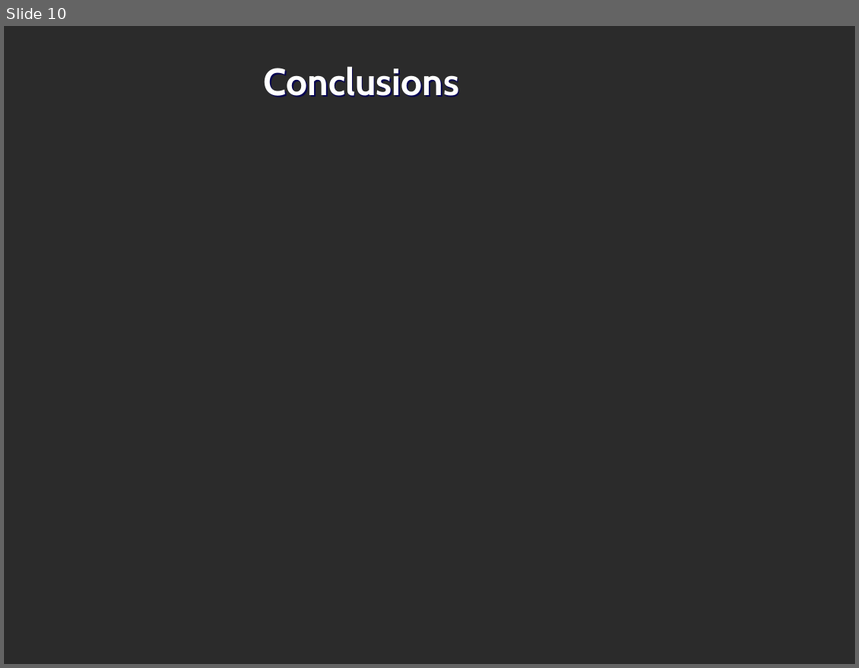
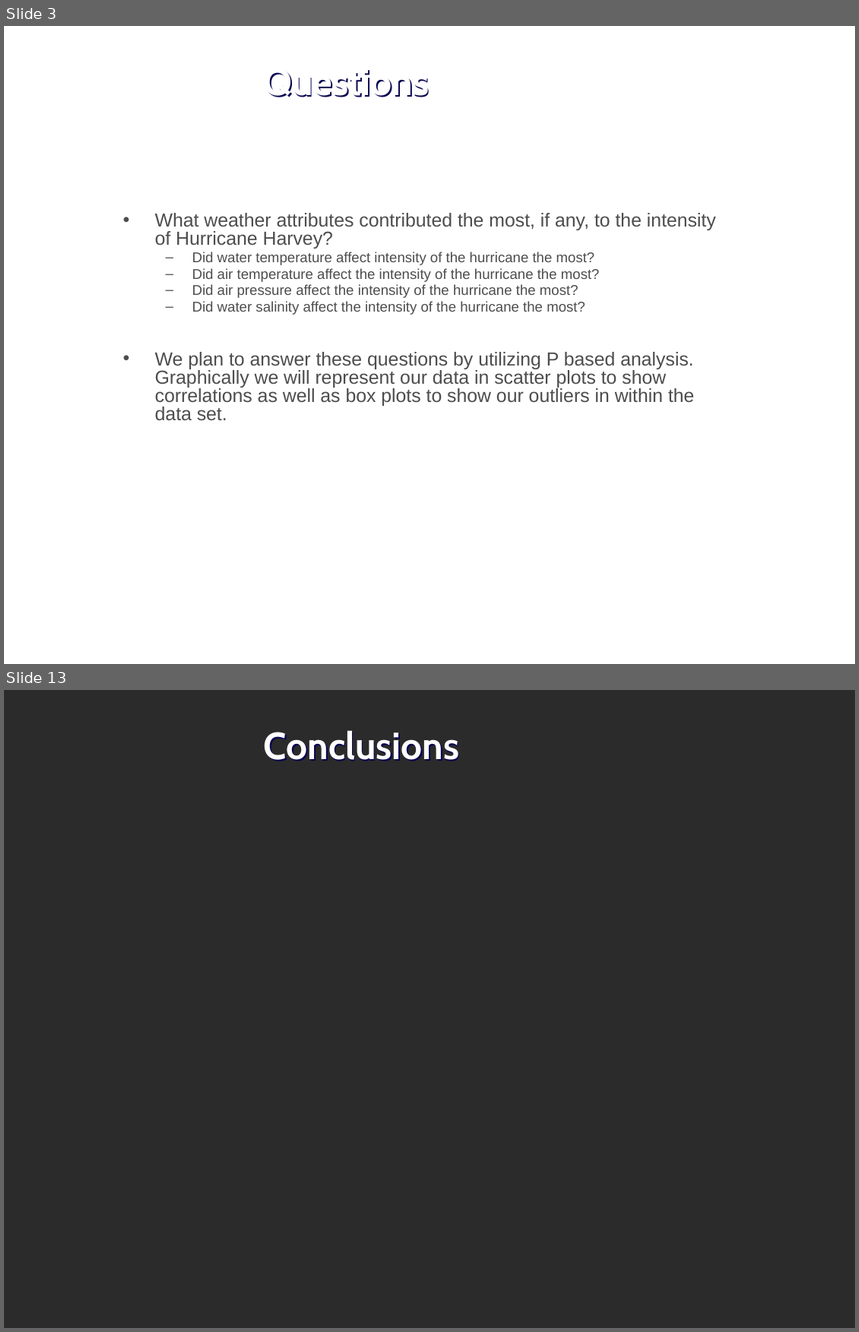
Before and after one commit to j1-aggie/Hurricane_Harvey_Analysis, a slide deck: Final Presentation.pptx. Shown one above the other, each under a label of ours: slide 10 before the commit, slides 3 and 13 after it; the slides between them are not shown. The pictures are 859x668 and 859x1332 pixels, drawn with LibreOffice and Linux fonts; fonts in the diff are those of the drawing; background and template pictures are left out; a plain dark background stands for a picture behind light text. Boxes give left, top, right and bottom in pixels: in the first picture for what was removed or moved away, otherwise in the second. Text is boxed around its words. In the diff, an @@ line names an element or a change of style, - is before the commit and + after.

```diff
--- a/Final Presentation.pptx
+++ b/Final Presentation.pptx
@@ slide 3 added at box(4, 26, 855, 664), background picture (left out) @@
@@ title added at box(264, 70, 429, 97), 32 pt, text #FFFFFF, bold @@
+Questions
@@ text added at box(155, 213, 716, 421), 16 pt, text #4D4D4D @@
+• What weather attributes contributed the most, if any, to the intensity of Hurricane Harvey?
+  – Did water temperature affect intensity of the hurricane the most?
+  – Did air temperature affect the intensity of the hurricane the most?
+  – Did air pressure affect the intensity of the hurricane the most?
+  – Did water salinity affect the intensity of the hurricane the most?
+• We plan to answer these questions by utilizing P based analysis. Graphically we will represent our data in scatter plots to show correlations as well as box plots to show our outliers in within the data set.
@@ what was slide 10 is now slide 13 @@
```
Also in this commit, not shown: 10 slides changed, 2 other slides added.
